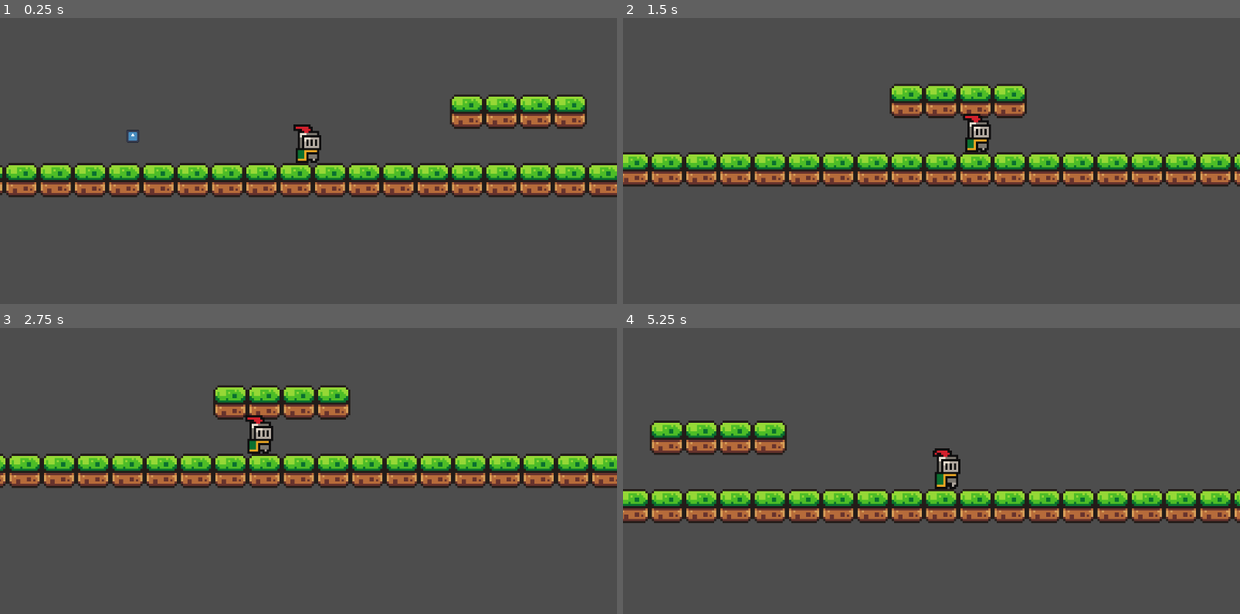
Above: before the commit, frames 1-4 (two rows, left to right).
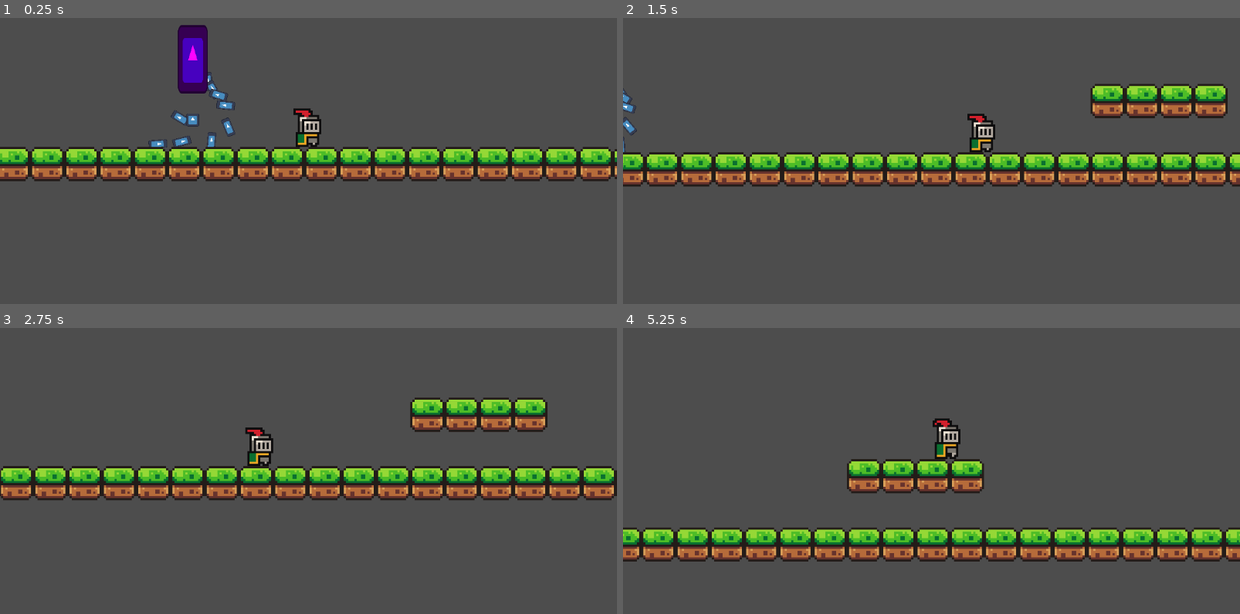
Above: after the commit, the same moments.

Repository: nbrwn/tether
Game: Godot game, scene res://scenes/game.tscn
Two runs of this game, one before a commit and one after it. Both use one fixed random seed, a clock stepped at 60 frames per second and the inputs below. The engine's default icon, where the game draws it, is replaced by a stand-in: a white triangle on a blue panel in a dark square.
Inputs:
- Up to frame 1 (0.25 s): no input
- Up to frame 2 (1.5 s): tap Enter (ui_accept) at 0.5, 0.77 s; hold Right (ui_right) from 0.53 s (still down)
- Up to frame 3 (2.75 s): tap Enter (ui_accept) at 1.52 s; release Right (ui_right) at 2.03 s; hold Left (ui_left) from 2.03 s (still down)
- Up to frame 4 (5.25 s): release Left (ui_left) at 2.78 s; hold Right (ui_right) 2.78-4.28 s; tap Enter (ui_accept) at 3.02, 3.77, 4.52 s; hold Left (ui_left) 4.28-5.03 s; hold Right (ui_right) from 5.03 s (still down)

The runs differ from the first frame. In frame 1, 21% of the frame differs, in the area x 0-100%, y 2-63%; in frame 2, 12%; in frame 3, 21%; in frame 4, 28%, in the area x 0-100%, y 31-82%.

Commit message:
messed around with tether generate code

Diff:
--- a/new-game-project/scenes/Tether.tscn
+++ b/new-game-project/scenes/Tether.tscn
@@ -5,11 +5,11 @@
 [ext_resource type="Texture2D" uid="uid://v254aumms2qm" path="res://icon.svg" id="1_ejcpe"]
 [ext_resource type="Script" path="res://scripts/TetherHead.gd" id="3_5bp1m"]
 
+[sub_resource type="CircleShape2D" id="CircleShape2D_qmrso"]
+radius = 2.0
+
 [sub_resource type="CircleShape2D" id="CircleShape2D_wfin0"]
 radius = 5.0
-
-[sub_resource type="CircleShape2D" id="CircleShape2D_qmrso"]
-radius = 2.0
 
 [node name="Tether" type="StaticBody2D"]
 script = ExtResource("1_723x6")
@@ -27,9 +27,15 @@
 scale = Vector2(0.046875, 0.046875)
 texture = ExtResource("1_ejcpe")
 
-[node name="HeadPinJoint" type="PinJoint2D" parent="TetherHead"]
+[node name="HeadToPlayerPinJoint" type="PinJoint2D" parent="TetherHead"]
 scale = Vector2(0.25, 0.25)
-node_a = NodePath("..")
+node_b = NodePath("..")
+
+[node name="HeadToSegmentPinJoint" type="PinJoint2D" parent="TetherHead"]
+position = Vector2(-3, 0)
+
+[node name="HeadCollider" type="CollisionShape2D" parent="TetherHead" groups=["TetherHead"]]
+shape = SubResource("CircleShape2D_qmrso")
 
 [node name="HeadArea" type="Area2D" parent="TetherHead"]
 collision_layer = 4
@@ -37,8 +43,5 @@
 [node name="HeadAreaCollider" type="CollisionShape2D" parent="TetherHead/HeadArea"]
 shape = SubResource("CircleShape2D_wfin0")
 
-[node name="HeadCollider" type="CollisionShape2D" parent="TetherHead" groups=["TetherHead"]]
-shape = SubResource("CircleShape2D_qmrso")
-
 [connection signal="area_entered" from="TetherHead/HeadArea" to="TetherHead" method="_on_head_area_area_entered"]
 [connection signal="body_entered" from="TetherHead/HeadArea" to="TetherHead" method="_on_head_area_body_entered"]
--- a/new-game-project/scenes/TetherSegment.tscn
+++ b/new-game-project/scenes/TetherSegment.tscn
@@ -9,6 +9,7 @@
 [node name="TetherSegment" type="RigidBody2D"]
 show_behind_parent = true
 visibility_layer = 2
+rotation = 1.5708
 collision_layer = 4
 collision_mask = 2
 mass = 0.01
--- a/new-game-project/scenes/game.tscn
+++ b/new-game-project/scenes/game.tscn
@@ -176,7 +176,7 @@
 layer_0/tile_data = PackedInt32Array(65535, 0, 0, 65534, 0, 0, 0, 0, 0, 1, 0, 0, 2, 0, 0, 3, 0, 0, 4, 0, 0, 5, 0, 0, 6, …(423 unchanged characters)…
 
 [node name="Player" parent="." instance=ExtResource("1_nduod")]
-position = Vector2(78, -17)
+position = Vector2(-30, -4)
 collision_mask = 3
 
 [node name="Camera2D" type="Camera2D" parent="Player"]
--- a/new-game-project/scripts/TetherHead.gd
+++ b/new-game-project/scripts/TetherHead.gd
@@ -1,4 +1,5 @@
 extends RigidBody2D
 func _on_head_area_body_entered(body: Node2D) -> void:
 	if body.name == 'Player':
-		$HeadPinJoint.node_b = body.get_path()
+		print('attach tether')
+		$HeadToPlayerPinJoint.node_b = body.get_path()
--- a/new-game-project/scripts/tether.gd
+++ b/new-game-project/scripts/tether.gd
@@ -7,7 +7,9 @@
 
 func _process(delta: float) -> void:
 	for segment in tether_segments:
-		print(segment.position)
+		#print(segment.position)
+		pass
+
 func generate_tether() -> void:
 	var previous_point = $TetherBase
 	var tether_segment = load("res://scenes/TetherSegment.tscn")
@@ -16,9 +18,9 @@
 		var tether_segment_instance = tether_segment.instantiate()
 		tether_segment_instance.get_node("SegmentPinJoint").node_a = previous_point.get_path()
 		add_child(tether_segment_instance)
-		offset += 1
-		tether_segment_instance.transform = Transform2D(0.0, Vector2(0, offset))
+		offset += 2
+		tether_segment_instance.transform = Transform2D(0.0, Vector2(offset, 0))
 		tether_segments.append(tether_segment_instance)
 		previous_point = tether_segment_instance
-	for segment in tether_segments:
-		print(segment.position)
+	$TetherHead.transform = Transform2D(0.0, Vector2(0, 0))
+	$TetherHead/HeadToSegmentPinJoint.node_a = previous_point.get_path()
